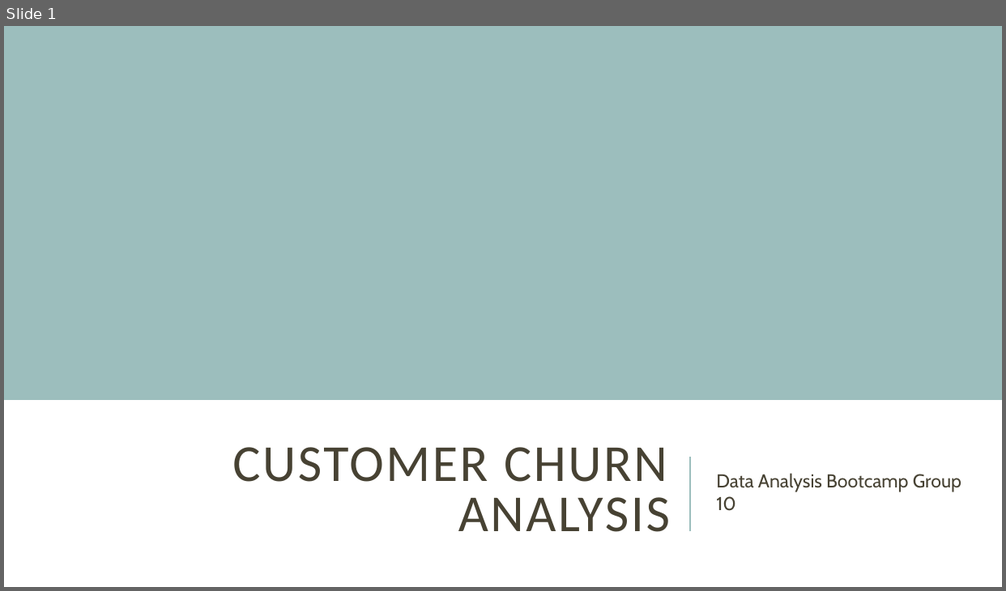
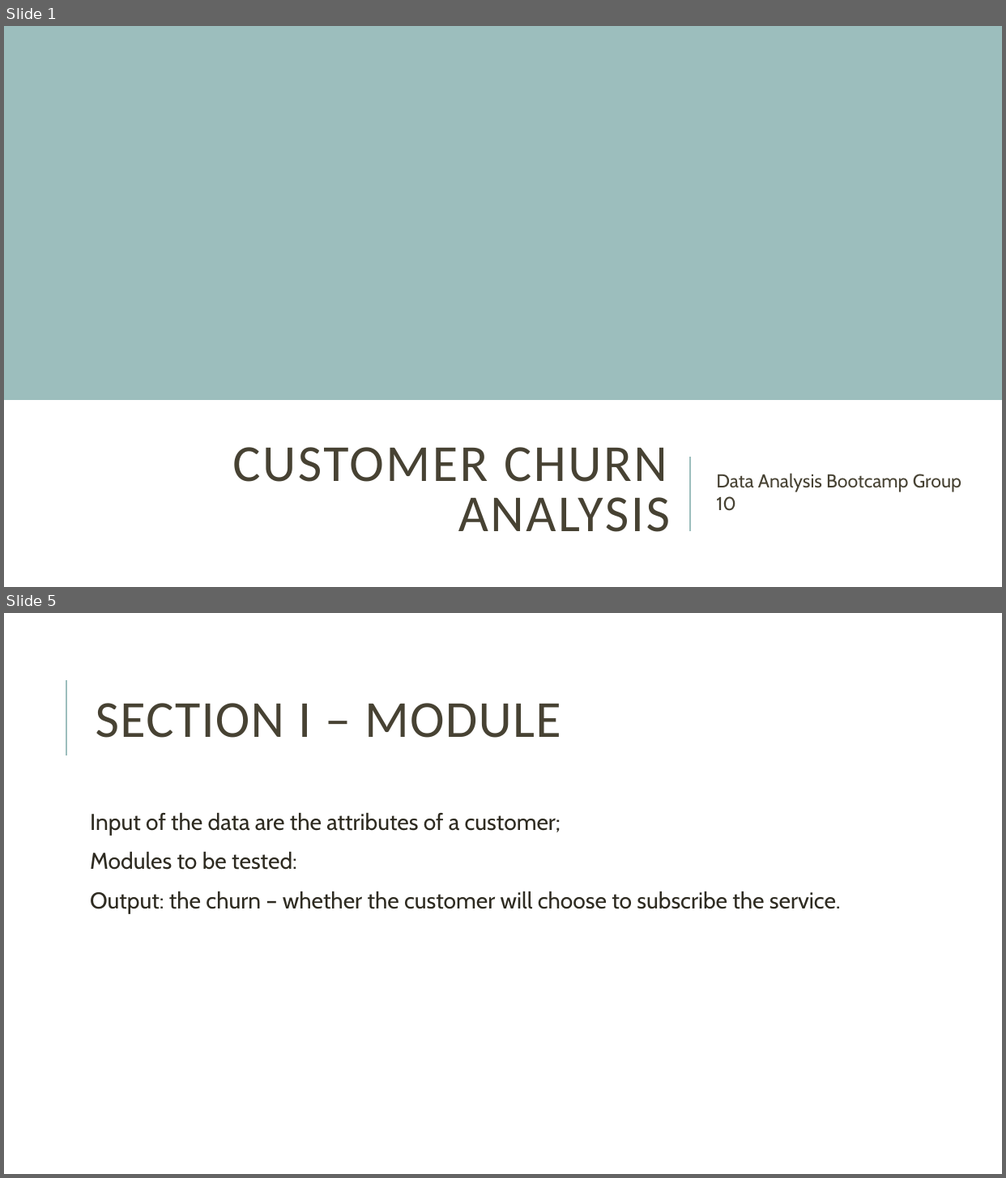
Before and after one commit to XDarkPhoenixes/Group_10, a slide deck: Group10v1.pptx. Shown one above the other, each under a label of ours: slide 1 before the commit, slides 1 and 5 after it; the slides between them are not shown. The pictures are 1006x591 and 1006x1178 pixels, drawn with LibreOffice and Linux fonts; fonts in the diff are those of the drawing. Boxes give left, top, right and bottom in pixels: in the first picture for what was removed or moved away, otherwise in the second. Text is boxed around its words. In the diff, an @@ line names an element or a change of style, - is before the commit and + after.

```diff
--- a/Group10v1.pptx
+++ b/Group10v1.pptx
@@ slide 5 added at (4,613,1002,1174), background #FFFFFF @@
@@ line added from (66, 756) to (66, 680), #9CBEBD 1.5 pt @@
@@ title added at (96,703,561,738), 50 pt, text #474233 @@
+SECTION I – MODULE
@@ text added at (90,813,841,914), 22 pt, text #2E2B21 @@
+  Input of the data are the attributes of a customer;
+  Modules to be tested:
+  Output: the churn – whether the customer will choose to subscribe the service.
```
Also in this commit, not shown: 1 slide changed, 3 other slides added.
